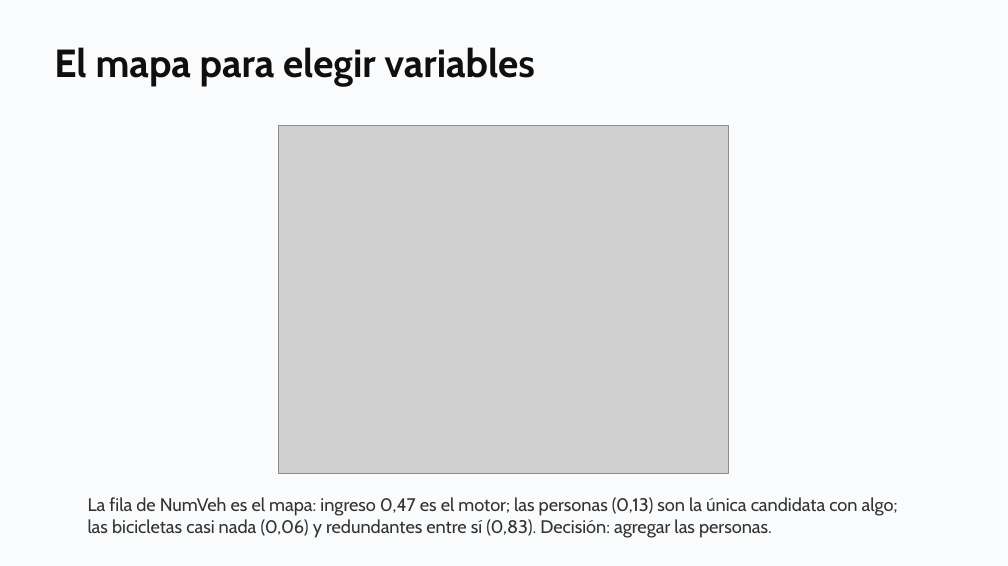
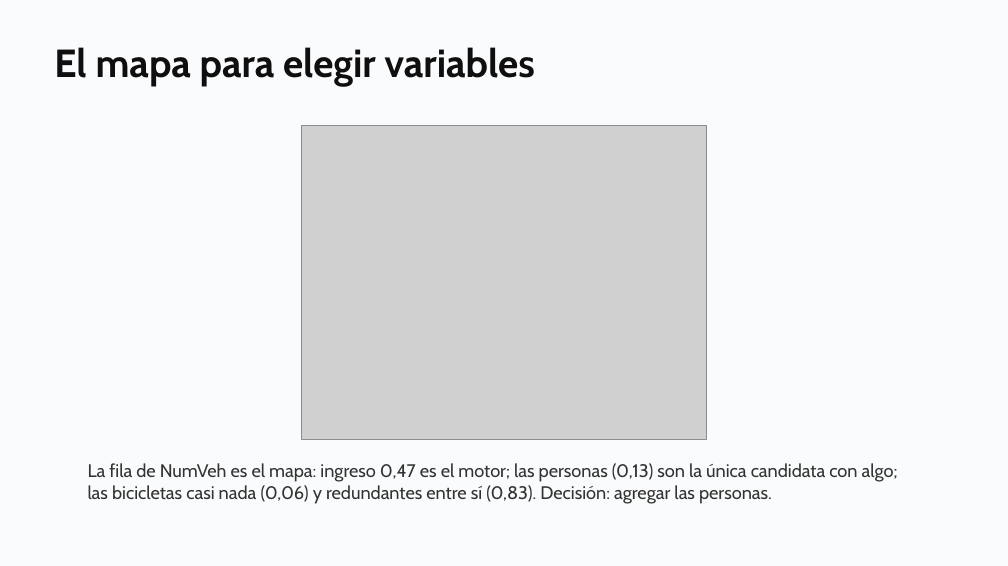
Before and after one commit to daniopitz/diplomado-cdd, a slide deck: slide 21 of presentaciones/clase04_regresion_multiple.pptx. Drawn at 1008x566 pixels with LibreOffice and Linux fonts; fonts in the diff are those of the drawing; grey boxes stand for pictures. Boxes give left, top, right and bottom in pixels: in the first picture for what was removed or moved away, otherwise in the second. Text is boxed around its words. In the diff, an @@ line names an element or a change of style, - is before the commit and + after.

```diff
--- a/presentaciones/clase04_regresion_multiple.pptx
+++ b/presentaciones/clase04_regresion_multiple.pptx
@@ picture: place and size @@
-picture at [279, 126, 729, 474]
+picture at [301, 126, 707, 439]
@@ text "La fila de NumVeh es ...": place and size @@
-text "La fila de NumVeh es ..." at [88, 497, 898, 538]
+text "La fila de NumVeh es ..." at [88, 463, 898, 504]
```
Also in this commit, not shown: 23 other slides changed, 5 other files.
